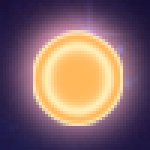
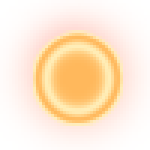
Comparing the layer stacks of the two 150px x 150px images. Changes:
hid "레이어 2" over [0, 0, 150, 150]
hid "레이어 0" over [0, 0, 150, 150]
